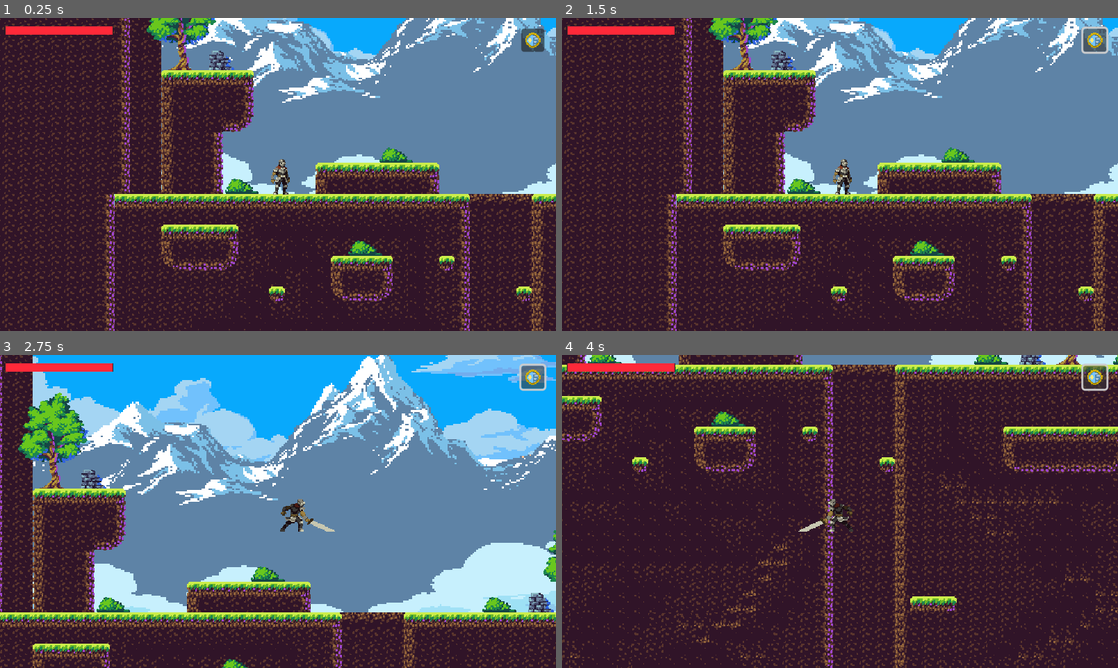
Above: before the commit, frames 1-4 (two rows, left to right).
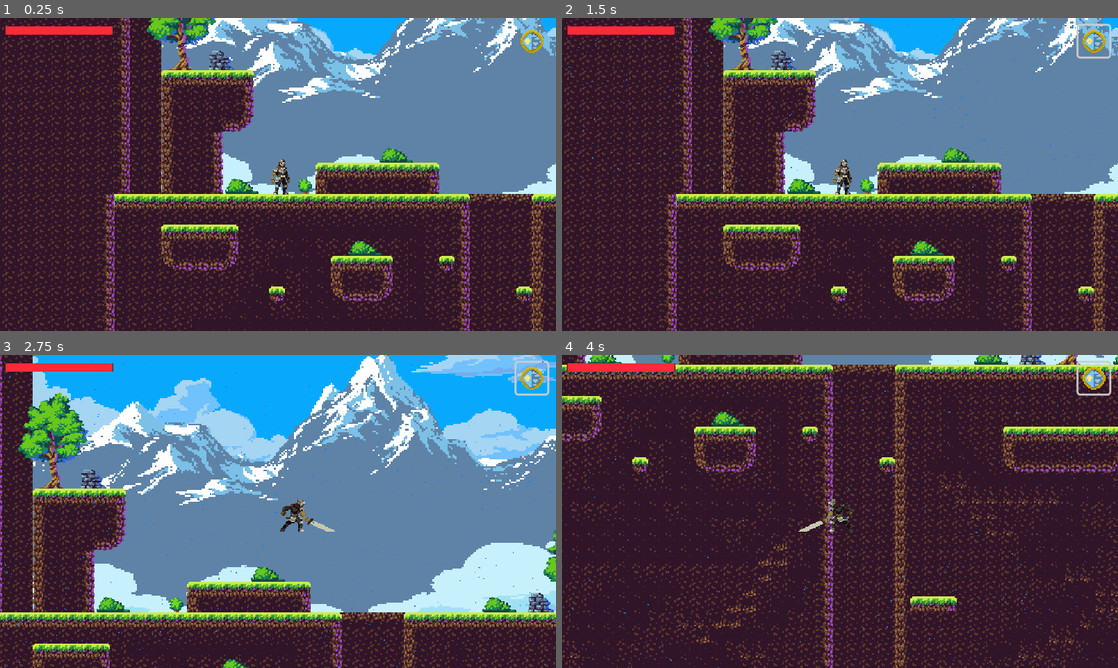
Above: after the commit, the same moments.

Repository: timowenz/stormbringer-trials
Game: Godot game, scene res://scenes/TestScene.tscn
Same seed, same stepped clock (60 frames per second), same inputs: the game is played once before the commit and once after it. This scene is started directly instead of the project's main scene.
Inputs (mouse positions are in pixels of both pictures, inside the frame that each line leads up to):
- Up to frame 1 (0.25 s): no input
- Up to frame 2 (1.5 s): click (1095, 39) at 0.52 s; click (1095, 39) at 1.27 s
- Up to frame 3 (2.75 s): tap Enter (ui_accept) at 2, 2.27 s; hold Right (ui_right) from 2.03 s (still down); tap Q (attack) at 2.1 s
- Up to frame 4 (4 s): tap W (attack2) at 2.85 s; tap Enter (ui_accept) at 3.02 s; release Right (ui_right) at 3.53 s; hold Left (ui_left) from 3.53 s (still down); tap Down (crouch) at 3.6 s

The runs differ from the first frame. In frame 1, 0.4% of the frame differs, in the area x 53-98%, y 3-57%; in frame 2, 0.8%; in frame 3, 0.9%, in the area x 0-100%, y 1-100%; in frame 4, 0.7%.

Commit message:
rain stuff

Diff:
--- /dev/null
+++ b/scenes/Sapling.gd
@@ -0,0 +1,11 @@
+extends Node2D
+
+
+# Called when the node enters the scene tree for the first time.
+func _ready():
+	pass # Replace with function body.
+
+
+# Called every frame. 'delta' is the elapsed time since the previous frame.
+func _process(delta):
+	pass
--- a/scenes/TestScene.tscn
+++ b/scenes/TestScene.tscn
@@ -6,6 +6,8 @@
 [ext_resource type="Texture2D" uid="uid://vu8r2cjp1s8j" path="res://assets/tileset/Decors.png" id="4_4adn4"]
 [ext_resource type="Texture2D" uid="uid://bj3gfcx77pf1" path="res://assets/Jozo2assets/AlchemyBundle.png" id="5_sg7ju"]
 [ext_resource type="Texture2D" uid="uid://by1iq2w3y7stt" path="res://assets/Jozo2assets/TilesetJozo2.png" id="6_mwhaw"]
+[ext_resource type="Script" path="res://scenes/Sapling.gd" id="8_r3a45"]
+[ext_resource type="Texture2D" uid="uid://cktatkbc8jycs" path="res://setzling.png" id="9_db6ui"]
 [ext_resource type="Texture2D" uid="uid://dg7evlocf15rc" path="res://clock.png" id="11_ok8sy"]
 [ext_resource type="PackedScene" uid="uid://cyu5h3xt5xhjf" path="res://scenes/Background.tscn" id="12_8kqpt"]
 [ext_resource type="PackedScene" uid="uid://c60h63oqga3qw" path="res://scenes/Player.tscn" id="13_626vs"]
@@ -473,11 +475,21 @@
 [sub_resource type="TileSet" id="TileSet_6tfv5"]
 sources/0 = SubResource("TileSetAtlasSource_rev71")
 
+[sub_resource type="ParticleProcessMaterial" id="ParticleProcessMaterial_d3hv2"]
+particle_flag_disable_z = true
+emission_shape_scale = Vector3(100, 1, 1)
+emission_shape = 3
+emission_box_extents = Vector3(1, 1, 1)
+direction = Vector3(-1, 1, 0)
+spread = 0.0
+gravity = Vector3(0, 200, 0)
+color = Color(0.121569, 0.490196, 0.890196, 1)
+
 [node name="Game" type="Node2D"]
 script = ExtResource("1_kvokn")
 
 [node name="EndGame" parent="." instance=ExtResource("2_p8cra")]
-position = Vector2(2599, 250)
+position = Vector2(2600, 250)
 
 [node name="Node2D" type="Node2D" parent="."]
 
@@ -518,6 +530,13 @@
 
 [node name="ParallaxBackground" parent="." instance=ExtResource("12_8kqpt")]
 
+[node name="Sapling" type="Node2D" parent="."]
+position = Vector2(149, 280)
+script = ExtResource("8_r3a45")
+
+[node name="Sprite2D" type="Sprite2D" parent="Sapling"]
+texture = ExtResource("9_db6ui")
+
 [node name="Player" parent="." instance=ExtResource("13_626vs")]
 position = Vector2(120, 250)
 
@@ -525,12 +544,22 @@
 position = Vector2(1, -3)
 zoom = Vector2(2, 2)
 
-[node name="Button" type="Button" parent="Player"]
-offset_left = 253.0
-offset_top = -154.0
-offset_right = 277.0
-offset_bottom = -130.0
+[node name="WeatherButton" type="Button" parent="Player"]
+offset_left = 248.0
+offset_top = -157.0
+offset_right = 280.0
+offset_bottom = -125.0
 icon = ExtResource("11_ok8sy")
+flat = true
+icon_alignment = 1
+expand_icon = true
+
+[node name="Rain" type="GPUParticles2D" parent="Player"]
+position = Vector2(0, -200)
+scale = Vector2(7, 2)
+amount = 4000
+process_material = SubResource("ParticleProcessMaterial_d3hv2")
+lifetime = 5.0
 
 [node name="Mockup2x" type="Sprite2D" parent="."]
 visible = false
Not shown: 1 places in scenes/TestScene.tscn that only renumber resources
Binary file added: setzling.png
Not shown, added: setzling.png.import
